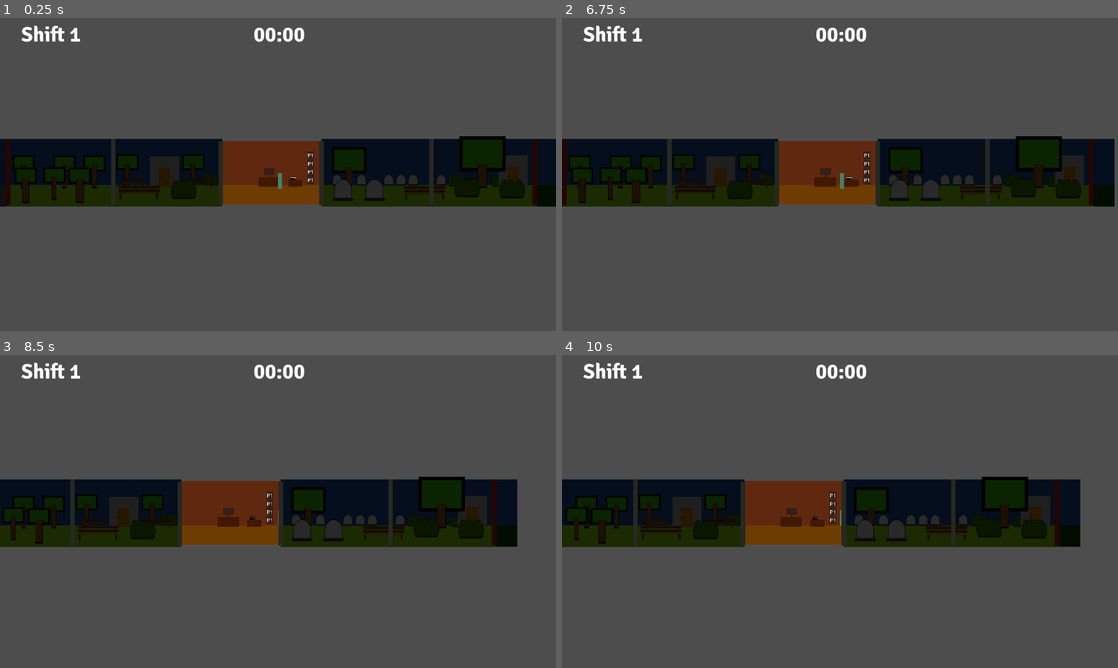
Above: before the commit, frames 1-4 (two rows, left to right).
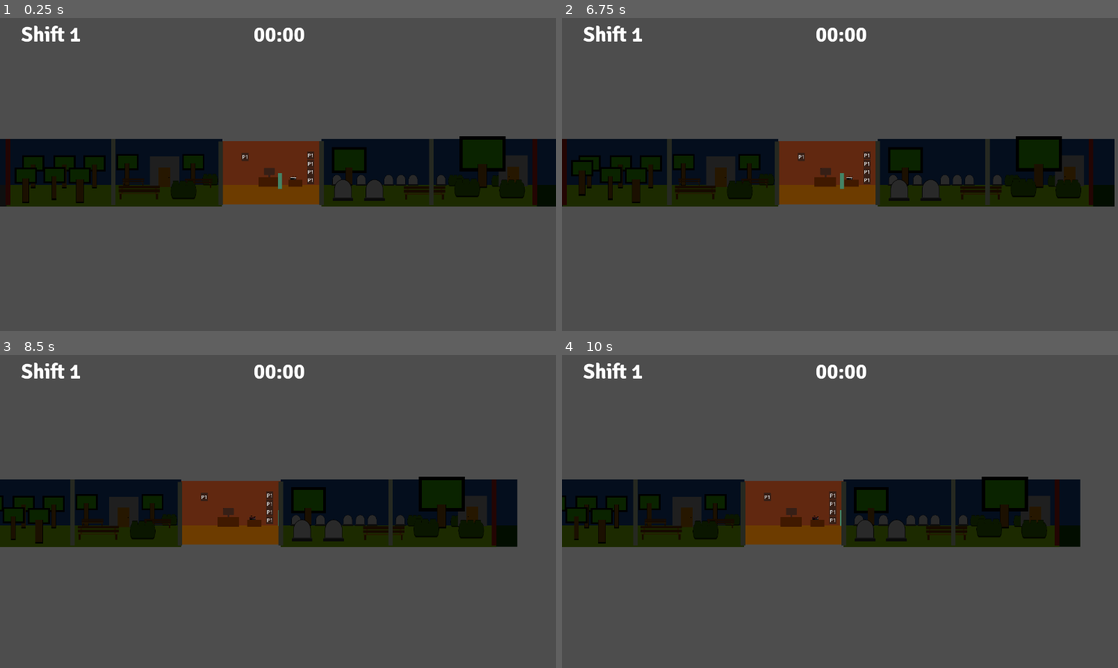
Above: after the commit, the same moments.

Repository: NileKnight1/the-graves
Game: Godot game, scene res://scenes/game.tscn
Same seed, same stepped clock (60 frames per second), same inputs: the game is played once before the commit and once after it. The project has no main scene, so this scene is started directly. Video files are missing from this copy of the repository; at most half a second of black plays in their place.
Inputs (mouse positions are in pixels of both pictures, inside the frame that each line leads up to):
- Up to frame 1 (0.25 s): no input
- Up to frame 2 (6.75 s): click "P1" at 0.5 s; click "P1" at 1.25 s; click "P1" at 2 s; click "P1" at 2.75 s; click "P1" at 3.5 s; tap Enter at 4.25, 5.75 s; move the mouse to (962, 158) at 4.27 s; hold D (right) 4.28-5.78 s; tap E (interact) at 4.35, 6.6 s; click (962, 158) at 4.42 s; tap Space (jump) at 4.52, 5, 5.27, 6.5 s; move the mouse to (728, 190) at 5.02 s; tap Shift (sprint) at 5.1 s; move the mouse to (895, 105) at 5.77 s; hold A (left) 5.78-6.53 s; tap Alt at 5.85 s; move the mouse to (812, 237) at 6.52 s; hold D (right) from 6.53 s (still down); click (812, 237) at 6.67 s
- Up to frame 3 (8.5 s): tap Space (jump) at 6.77, 7.52, 8.27 s; move the mouse to (444, 558) at 7.27 s; hold Shift (sprint) 7.28-8.03 s; move the mouse to (111, 464) at 8.02 s; release D (right) at 8.03 s; hold A (left) from 8.03 s (still down); tap Alt at 8.1 s
- Up to frame 4 (10 s): move the mouse to (867, 511) at 8.77 s; release A (left) at 8.78 s; hold D (right) 8.78-9.53 s; tap E (interact) at 8.85 s; click (867, 511) at 8.92 s; move the mouse to (756, 433) at 9.52 s; hold A (left) from 9.53 s (still down); tap Shift (sprint) at 9.6 s; tap Space (jump) at 9.77 s

The runs differ from the first frame. In frame 1, 0.2% of the frame differs, in the area x 2-45%, y 43-55%; in frame 2, 0.3%, in the area x 1-44%, y 43-60%; in frame 3, less than 0.1%; in frame 4, less than 0.1%.

Commit message:
now events happen in the four parts, added randomcy feature for choosing the event, i'm facsinated with this function fr, also added disable event function which returns things as it was

Diff:
--- a/scenes/game.tscn
+++ b/scenes/game.tscn
@@ -1830,6 +1830,15 @@
 theme_override_font_sizes/font_size = 55
 text = "P1"
 
+[node name="Button5" type="Button" parent="ui/room" unique_id=48601062]
+layout_mode = 0
+offset_left = -334.0
+offset_top = -376.0
+offset_right = -261.0
+offset_bottom = -292.0
+theme_override_font_sizes/font_size = 55
+text = "P1"
+
 [node name="CanvasLayer" type="CanvasLayer" parent="." unique_id=1299766415]
 
 [node name="mobile" parent="CanvasLayer" unique_id=2043303018 instance=ExtResource("5_iywne")]
@@ -1856,6 +1865,7 @@
 
 [node name="spawn" type="Timer" parent="." unique_id=2061830803]
 wait_time = 5.0
+autostart = true
 
 [connection signal="body_entered" from="areas/cams" to="." method="_on_cams_body_entered"]
 [connection signal="body_exited" from="areas/cams" to="." method="_on_cams_body_exited"]
@@ -1871,4 +1881,5 @@
 [connection signal="pressed" from="ui/room/Button2" to="." method="_on_button_2_pressed"]
 [connection signal="pressed" from="ui/room/Button3" to="." method="_on_button_3_pressed"]
 [connection signal="pressed" from="ui/room/Button4" to="." method="_on_button_4_pressed"]
+[connection signal="pressed" from="ui/room/Button5" to="." method="_on_en1_pressed"]
 [connection signal="timeout" from="spawn" to="." method="_on_spawn_timeout"]
--- a/scripts/game.gd
+++ b/scripts/game.gd
@@ -182,7 +182,8 @@
 
 
 func _on_spawn_timeout() -> void:
-	spawn()
+	#spawn()
+	apply_anomaly_event()
 
 func spawn():
 	#print("spawn")
@@ -204,28 +205,66 @@
 	$anomalies.add_child(anomaly_scene)
 	anomaly_scene.move = 1
 
-var anomaly_events = [
-	{"area"=1, "show"=^"map above/left/trees/tree4", "hide"=null},
-	{"area"=1, "show"=^"map above/left/trees/tree5", "hide"=null},
-	{"area"=1, "show"= null, "hide"=^"map above/left/trees/tree1"},
-	{"area"=1, "show"= null, "hide"=^"map above/left/trees/tree2"},
-	{"area"=1, "show"= null, "hide"=^"map above/left/trees/tree3"},
-	{"area"=1, "show"= null, "hide"=^"map behind/out_left/trees/tree1"},
-	{"area"=1, "show"= null, "hide"=^"map behind/out_left/trees/tree2"},
-	{"area"=1, "show"= null, "hide"=^"map behind/out_left/trees/tree3"},
-	{"area"=1, "show"=^"map behind/out_left/trees/tree4", "hide"=^"map behind/out_left/trees/tree1"},
-	{"area"=1, "show"=^"map above/left/trees/tree1", "hide"=^"map above/left/trees/tree6"},
-
-]
+var anomaly_events_count = 0
 
 func apply_anomaly_event():
+	if anomaly_events_count > 2:
+		return
+
+	print("evented")
 	var temp = randi_range(0, len(anomaly_events)-1)
+
+	while (computer_opened && anomaly_events[temp]["area"] == opened_cam) || anomaly_events[temp]["exist"]:
+		temp = randi_range(0, len(anomaly_events)-1)
+		print(temp)
+
+	print (anomaly_events[temp])
+
+	anomaly_events[temp]["exist"] = 1
+	#print (anomaly_events[temp])
+
+	#if anomaly_events[temp]["area"] == 1:
+		#apply_anomaly_event()
+		#return
 	#print(anomaly_events[0]["show"])
 	#get_node_or_null(anomaly_events[0]["show"]).visible = 1
 	if anomaly_events[temp]["show"] != null:
-		get_node_or_null(anomaly_events[temp]["show"]).visible = 1
+		for i in anomaly_events[temp]["show"]:
+			#print(i)
+			get_node_or_null(i).visible = 1
 	if anomaly_events[temp]["hide"] != null:
-		get_node_or_null(anomaly_events[temp]["hide"]).visible = 0
+		for i in anomaly_events[temp]["hide"]:
+			get_node_or_null(i).visible = 0
+			#print(i)
+
+	anomaly_events_count += 1
+
+
+var anomaly_events = [
+	{"area"=1, "show"=[^"map above/left/trees/tree4"], "hide"=null, "exist"= 0},
+	{"area"=1, "show"=[^"map above/left/trees/tree5"], "hide"=null, "exist"= 0},
+	{"area"=1, "show"= null, "hide"=[^"map above/left/trees/tree1"], "exist"= 0},
+	{"area"=1, "show"= null, "hide"=[^"map above/left/trees/tree2"], "exist"= 0},
+	{"area"=1, "show"= null, "hide"=[^"map above/left/trees/tree3"], "exist"= 0},
+	{"area"=1, "show"= null, "hide"=[^"map behind/out_left/trees/tree1"], "exist"= 0},
+	{"area"=1, "show"= null, "hide"=[^"map behind/out_left/trees/tree2"], "exist"= 0},
+	{"area"=1, "show"= null, "hide"=[^"map behind/out_left/trees/tree3"], "exist"= 0},
+	{"area"=1, "show"=[^"map behind/out_left/trees/tree4"], "hide"=[^"map behind/out_left/trees/tree1"], "exist"= 0},
+	{"area"=1, "show"=[^"map above/left/trees/tree1"], "hide"=[^"map above/left/trees/tree6"], "exist"= 0},
+	{"area"=2, "show"= [^"map behind/out_left/p2/cabin/door_hand2"], "hide"= [^"map behind/out_left/p2/cabin/door_hand"], "exist"= 0},
+	{"area"=2, "hide"= [^"map behind/out_left/p2/tree2", ^"map behind/out_left/p2/bush3"], "show"= [^"map behind/out_left/p2/bush4", ^"map behind/out_left/p2/tree3"], "exist"= 0},
+	{"area"=3, "show"= [^"map behind/out_right/p3/grave2"], "hide"=null, "exist"= 0},
+	{"area"=3, "show"= [^"map above/right/bench3/hide1"], "hide"=null, "exist"= 0},
+	{"area"=3, "show"=null, "hide"= [^"map behind/out_right/p3/grave"], "exist"= 0},
+	{"area"=3, "show"=null, "hide"= [^"map behind/out_right/p3/grave3"], "exist"= 0},
+	{"area"=3, "show"=null, "hide"= [^"map behind/out_right/p3/grave4"], "exist"= 0},
+	{"area"=3, "show"=null, "hide"= [^"map behind/out_right/p3/grave5"], "exist"= 0},
+	{"area"=3, "show"=null, "hide"= [^"map behind/out_right/p3/grave6"], "exist"= 0},
+	{"area"=3, "show"= [^"map behind/out_right/p3/tree3"], "hide"=[^"map behind/out_right/p3/tree2"], "exist"= 0},
+	{"area"=4, "show"=[^"map above/right/bench3/hide2"], "hide"= null, "exist"= 0},
+	{"area"=4, "show"=[^"map behind/out_right/p4/bush3"], "hide"= null, "exist"= 0},
+	{"area"=4, "show"=[^"map behind/out_right/p4/bush4"], "hide"= [^"map behind/out_right/p4/bush2"], "exist"= 0},
+
 
 ### p1
 # show
@@ -243,42 +282,72 @@
 #show $"map above/left/trees/tree1"
 #hide $"map above/left/trees/tree6"
 
+
+
 ### p2
 
 #show/hide
-#show $"map behind/out_left/p2/cabin/door_hand",
-#hide $"map behind/out_left/p2/cabin/door_hand2"
-
-#show $"map behind/out_left/p2/tree2"
-#show $"map behind/out_left/p2/bush3"
+#show ^"map behind/out_left/p2/cabin/door_hand",
+#hide ^"map behind/out_left/p2/cabin/door_hand2"
+
+#show ^"map behind/out_left/p2/tree2"
+#show ^"map behind/out_left/p2/bush3"
 #
-#hide $"map behind/out_left/p2/tree3"
-#hide $"map behind/out_left/p2/bush4"
+#hide ^"map behind/out_left/p2/tree3"
+#hide ^"map behind/out_left/p2/bush4"
 
 
 ### p3
 
 #show
-#$"map behind/out_right/p3/grave2"
-#$"map above/right/bench3/hide1"
+#		^"map behind/out_right/p3/grave2"
+#		^"map above/right/bench3/hide1"
 
 #hide
-#$"map behind/out_right/p3/grave"
-#$"map behind/out_right/p3/grave3"
-#$"map behind/out_right/p3/grave4"
-#$"map behind/out_right/p3/grave5"
-#$"map behind/out_right/p3/grave6"
+#		^"map behind/out_right/p3/grave"
+#		^"map behind/out_right/p3/grave3"
+#		^"map behind/out_right/p3/grave4"
+#		^"map behind/out_right/p3/grave5"
+#		^"map behind/out_right/p3/grave6"
 
 # show/hide
-#hide $"map behind/out_right/p3/tree2"
-#hide $"map behind/out_right/p3/tree3"
+#hide 		^"map behind/out_right/p3/tree2"
+#show 		^"map behind/out_right/p3/tree3"
+
+]
 
 ### p4
 
 #show
-#$"map above/right/bench3/hide2"
-#$"map behind/out_right/p4/bush3"
+#   	^"map above/right/bench3/hide2"
+#   	^"map behind/out_right/p4/bush3"
 
 # show/hide
-#hide $"map behind/out_right/p4/bush2"
-#show $"map behind/out_right/p4/bush4"
+#hide    	^"map behind/out_right/p4/bush2"
+#show    	^"map behind/out_right/p4/bush4"
+
+func clear_anomaly_event(area):
+	for i in anomaly_events:
+		if i["area"] == area && i["exist"] == 1:
+			i["exist"] = 0
+			if i["show"] != null:
+				for j in i["show"]:
+					#print(i)
+					get_node_or_null(j).visible = 0
+			if i["hide"] != null:
+				for j in i["hide"]:
+					get_node_or_null(j).visible = 1
+					#print(i)
+			#print("gotchu")
+			#print(i)
+			print("gotchu")
+			anomaly_events_count -= 1
+
+func _on_en1_pressed() -> void:
+	clear_anomaly_event(1)
+func _on_en2_pressed() -> void:
+	clear_anomaly_event(2)
+func _on_en3_pressed() -> void:
+	clear_anomaly_event(3)
+func _on_en4_pressed() -> void:
+	clear_anomaly_event(4)
